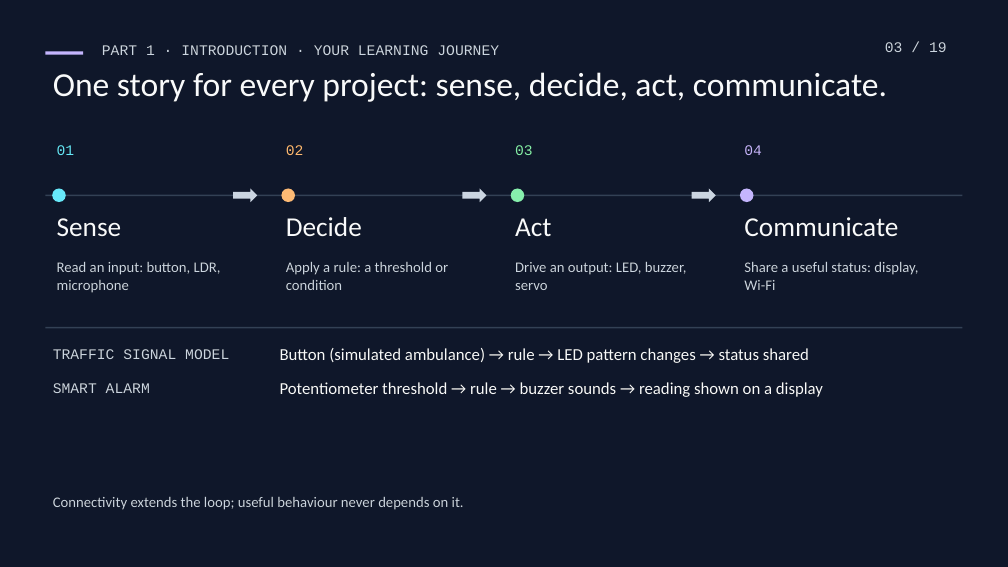
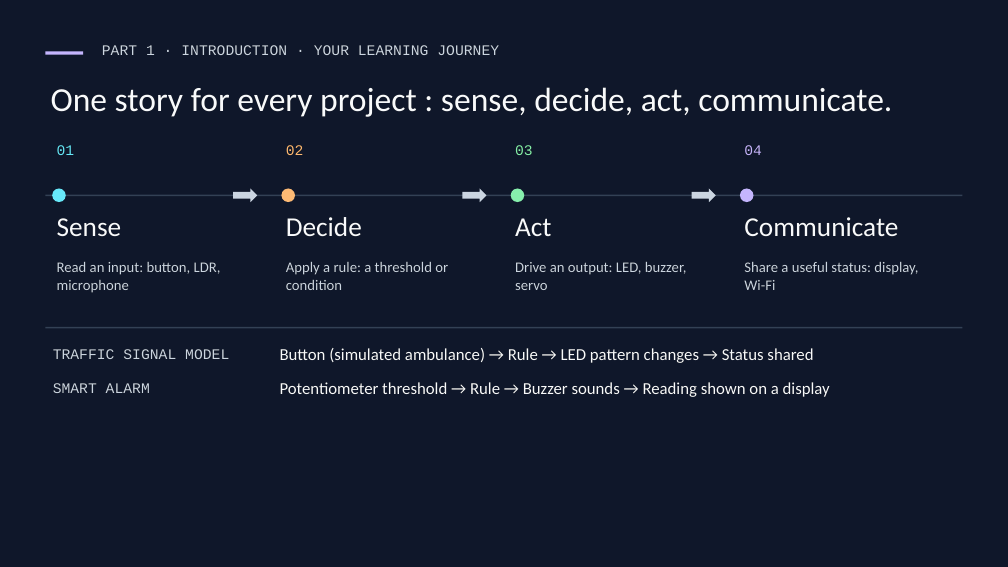
Before and after one commit to kaifshaheemj/iot-workshop, a slide deck: slide 3 of presentations/From-Sensors-to-Smart-Systems.pptx. Drawn at 1008x567 pixels with LibreOffice and Linux fonts; fonts in the diff are those of the drawing. Boxes give left, top, right and bottom in pixels: in the first picture for what was removed or moved away, otherwise in the second. Text is boxed around its words. In the diff, an @@ line names an element or a change of style, - is before the commit and + after.

```diff
--- a/presentations/From-Sensors-to-Smart-Systems.pptx
+++ b/presentations/From-Sensors-to-Smart-Systems.pptx
@@ text removed at [885, 42, 947, 52] @@
-03 / 19
@@ text at [51, 87, 892, 117]: spaces changed @@
-One story for every project: sense, decide, act, communicate.
+One story for every project : sense, decide, act, communicate.
@@ text at [280, 348, 813, 363]: text changed @@
-Button (simulated ambulance) → rule → LED pattern changes → status shared
+Button (simulated ambulance) → Rule → LED pattern changes → Status shared
@@ text at [280, 382, 830, 397]: text changed @@
-Potentiometer threshold → rule → buzzer sounds → reading shown on a display
+Potentiometer threshold → Rule → Buzzer sounds → Reading shown on a display
@@ text removed at [53, 497, 464, 510] @@
-Connectivity extends the loop; useful behaviour never depends on it.
```
Also in this commit, not shown: 17 other slides changed, 1 slide added, 2 slides removed, 6 other files.
